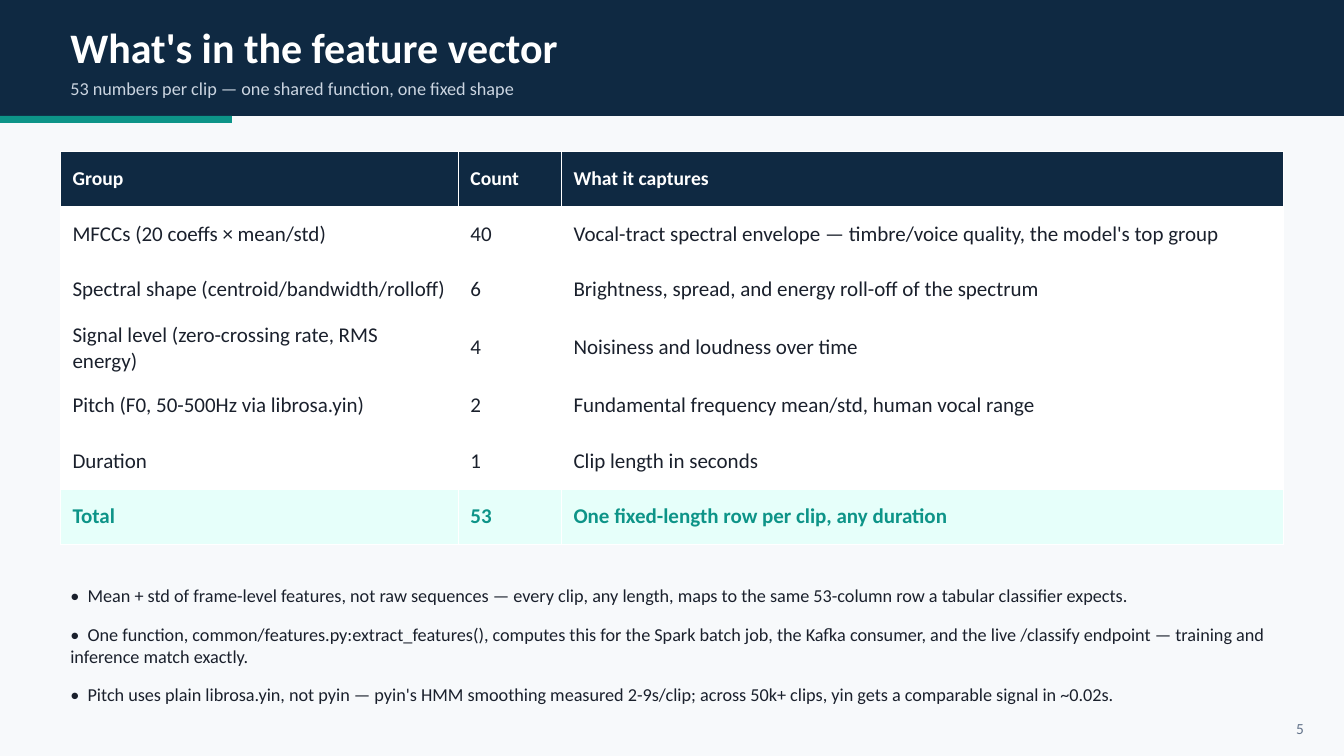
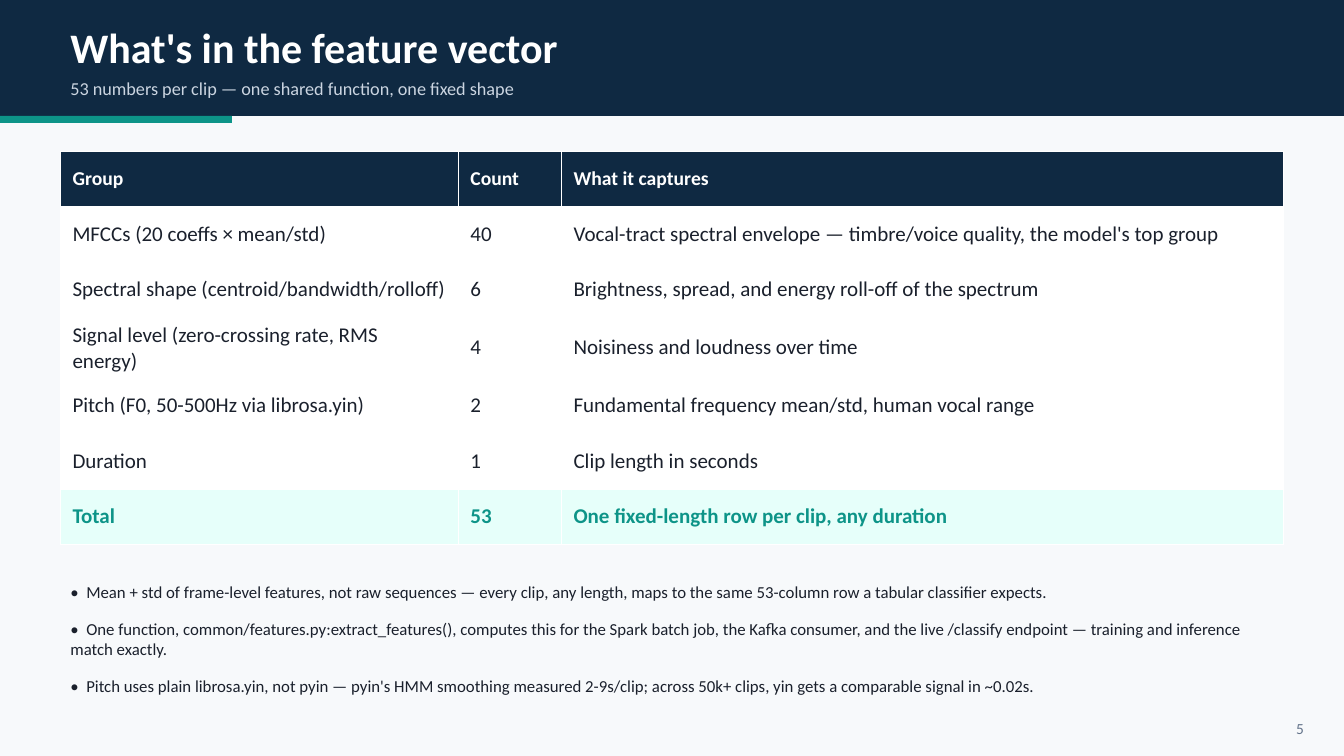
Before and after one commit to HadarBaum/asvspoof-voice-ai, a slide deck: slide 6 of docs/slides/slides.pptx. Drawn at 1344x756 pixels with LibreOffice and Linux fonts; fonts in the diff are those of the drawing. Boxes give left, top, right and bottom in pixels: in the first picture for what was removed or moved away, otherwise in the second. Text is boxed around its words. In the diff, an @@ line names an element or a change of style, - is before the commit and + after.

```diff
--- a/docs/slides/slides.pptx
+++ b/docs/slides/slides.pptx
@@ text "• Mean + std of ..." at [70, 586, 1240, 695]: size 13 to 12 pt @@
```
Also in this commit, not shown: 3 other slides changed, 1 other file.
